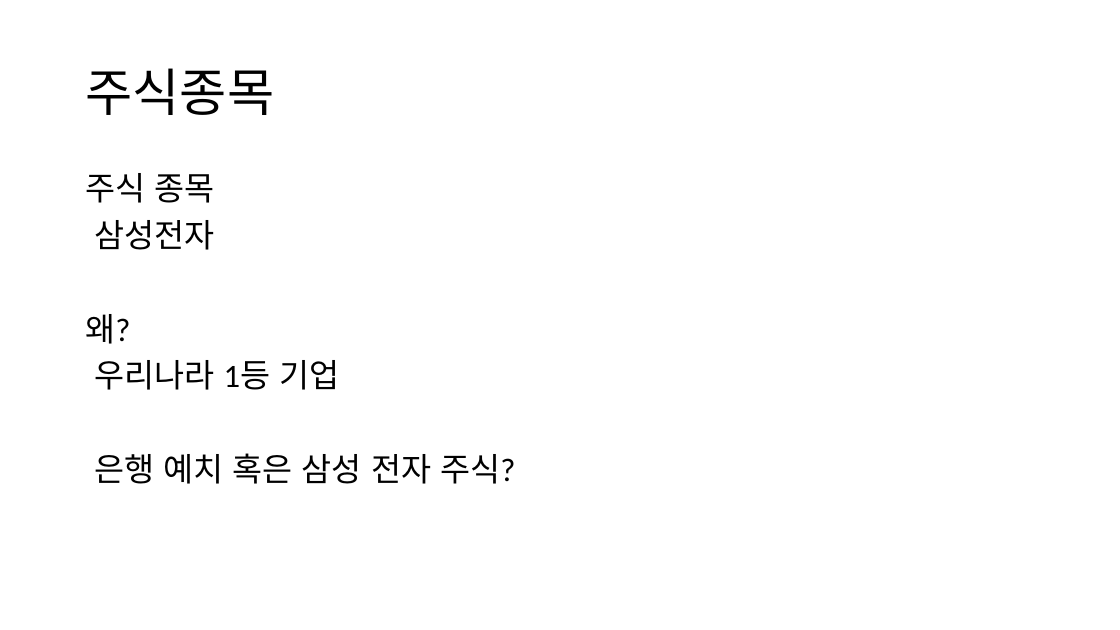
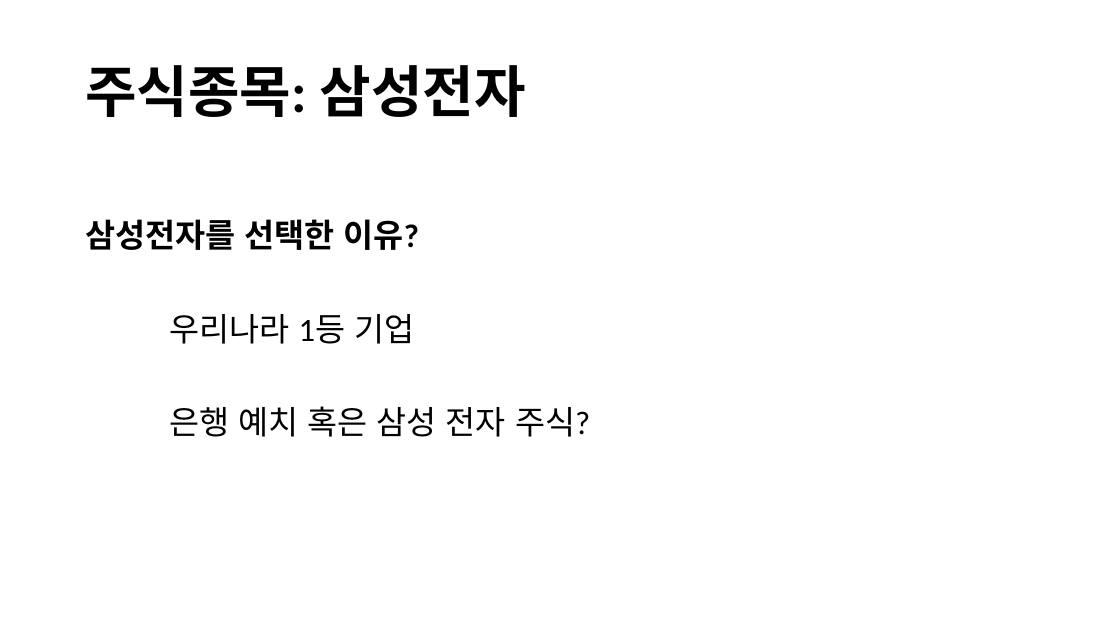
Before and after one commit to DaeguDude/bigdata, a slide deck: slide 3 of bigdata/파이널프로젝트ppt.pptx. Drawn at 1120x630 pixels with LibreOffice and Linux fonts; fonts in the diff are those of the drawing. Boxes give left, top, right and bottom in pixels: in the first picture for what was removed or moved away, otherwise in the second. Text is boxed around its words. In the diff, an @@ line names an element or a change of style, - is before the commit and + after.

```diff
--- a/bigdata/파이널프로젝트ppt.pptx
+++ b/bigdata/파이널프로젝트ppt.pptx
@@ title at box(85, 65, 526, 117): text changed; size 44 to 48 pt; bold on @@
-주식종목
+주식종목: 삼성전자
@@ text at box(85, 219, 419, 250): text changed; bold on @@
-주식 종목
-삼성전자
-왜?
+삼성전자를 선택한 이유?
```
Also in this commit, not shown: 8 other slides changed, 3 slides added, 9 other files.
